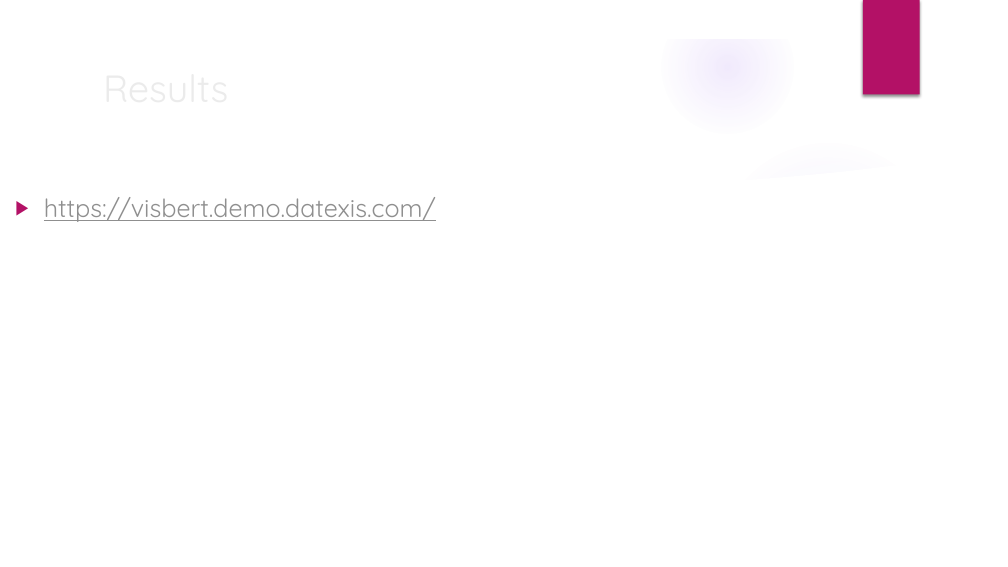
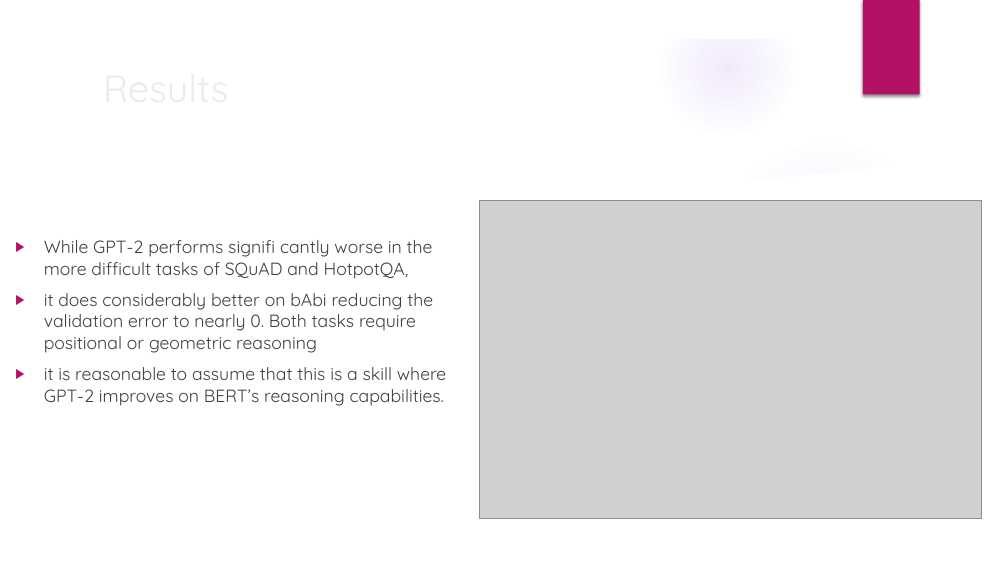
Before and after one commit to Lanre9799/PHD-explainable-AI-with-visual-analytics, a slide deck: slide 15 of PHD Progression 5.pptx (slide 13 before the commit). Drawn at 1008x567 pixels with LibreOffice and Linux fonts; fonts in the diff are those of the drawing; grey boxes stand for pictures; background and template pictures are left out. Boxes give left, top, right and bottom in pixels: in the first picture for what was removed or moved away, otherwise in the second. Text is boxed around its words. In the diff, an @@ line names an element or a change of style, - is before the commit and + after.

```diff
--- a/PHD Progression 5.pptx
+++ b/PHD Progression 5.pptx
@@ text "While GPT-2 performs signifi cantly ...": place and size @@
-text "While GPT-2 performs signifi cantly ..." at (44, 197, 436, 222)
+text "While GPT-2 performs signifi cantly ..." at (44, 240, 446, 406)
@@ text "While GPT-2 performs signifi cantly ..." at (44, 240, 446, 406): size 24 to 16.8 pt in "https://visbert.demo.datexis.com/" @@
@@ picture added at (479, 200, 982, 519) @@
@@ text at (44, 240, 446, 406): paragraphs added @@
+▶ While GPT-2 performs signifi cantly worse in the more difficult tasks of SQuAD and HotpotQA,
+▶ it does considerably better on bAbi reducing the validation error to nearly 0. Both tasks require positional or geometric reasoning
+▶ it is reasonable to assume that this is a skill where GPT-2 improves on BERT’s reasoning capabilities.
```
Also in this commit, not shown: 2 slides added.
